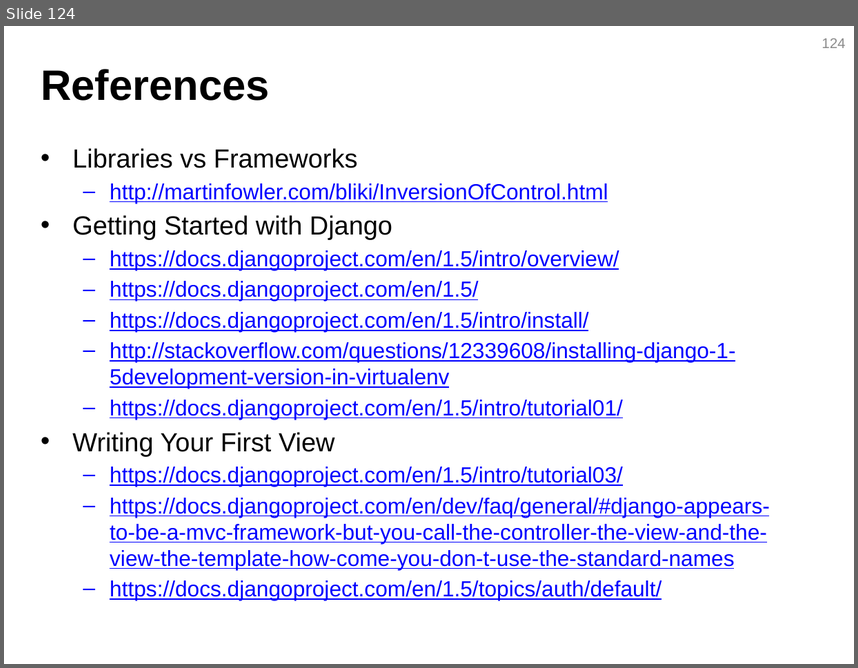
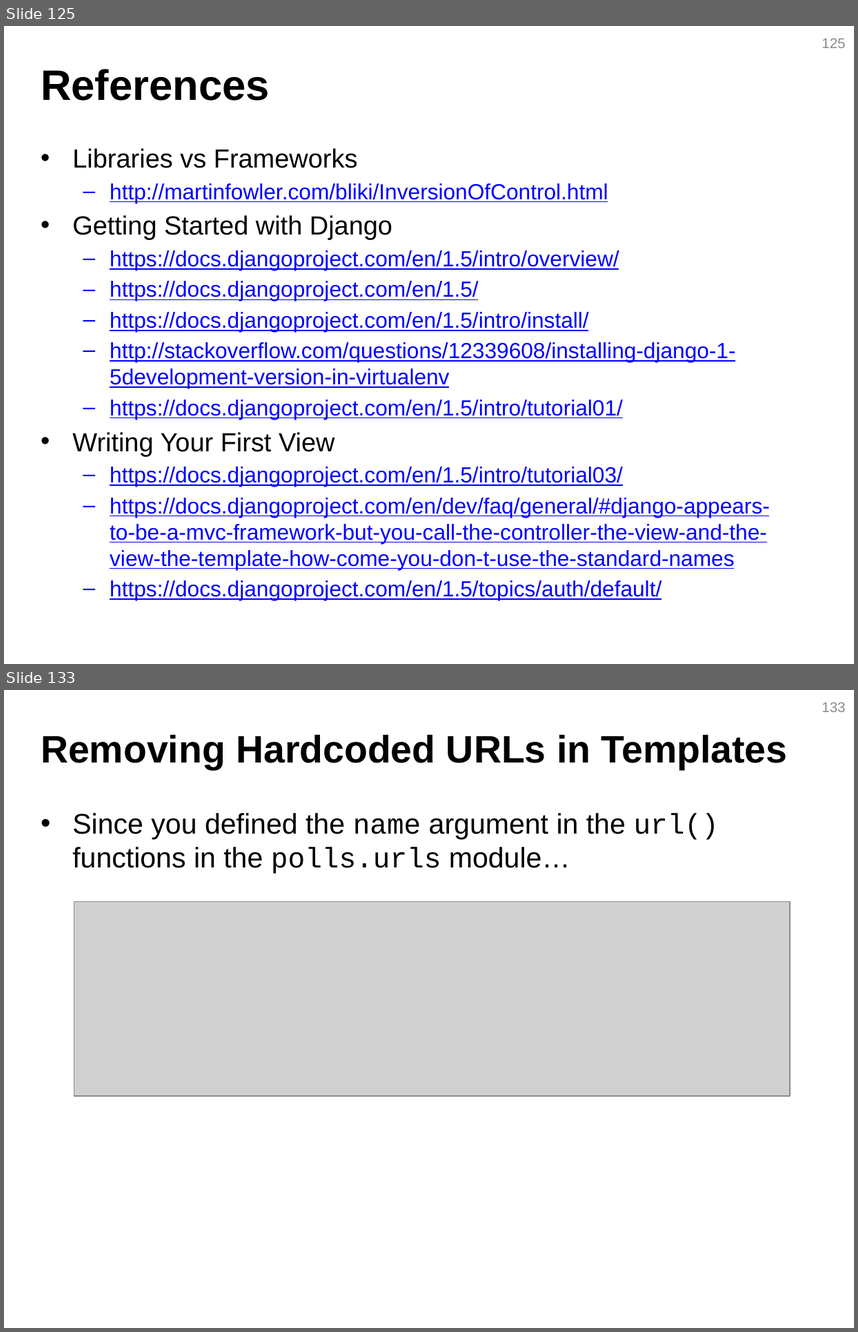
Before and after one commit to JustinSDK/PyConTW2013Tutorial, a slide deck: PyCon Taiwan 2013 Tutorial.pptx. Shown one above the other, each under a label of ours: slide 124 before the commit, slides 125 and 133 after it; the slides between them are not shown. The pictures are 858x668 and 858x1332 pixels, drawn with LibreOffice and Linux fonts; fonts in the diff are those of the drawing; grey boxes stand for pictures. Boxes give left, top, right and bottom in pixels: in the first picture for what was removed or moved away, otherwise in the second. Text is boxed around its words. In the diff, an @@ line names an element or a change of style, - is before the commit and + after.

```diff
--- a/PyCon Taiwan 2013 Tutorial.pptx
+++ b/PyCon Taiwan 2013 Tutorial.pptx
@@ slide 133 added at [4,690,854,1328], background #FFFFFF @@
@@ page number added at [822,702,845,712], 12 pt, text #8C8C8C @@
+133
@@ title added at [41,734,788,769], 32.4 pt, text #000000, bold @@
+Removing Hardcoded URLs in Templates
@@ text added at [72,813,719,874], 24 pt, text #000000 @@
+• Since you defined the name argument in the url() functions in the polls.urls module…
@@ picture added at [74,902,791,1096] @@
@@ what was slide 124 is now slide 125 @@
@@ page number at [822,38,845,48]: text changed @@
-124
+125
```
Also in this commit, not shown: 5 slides changed, 38 other slides added, 1 slide removed, 46 other files.
